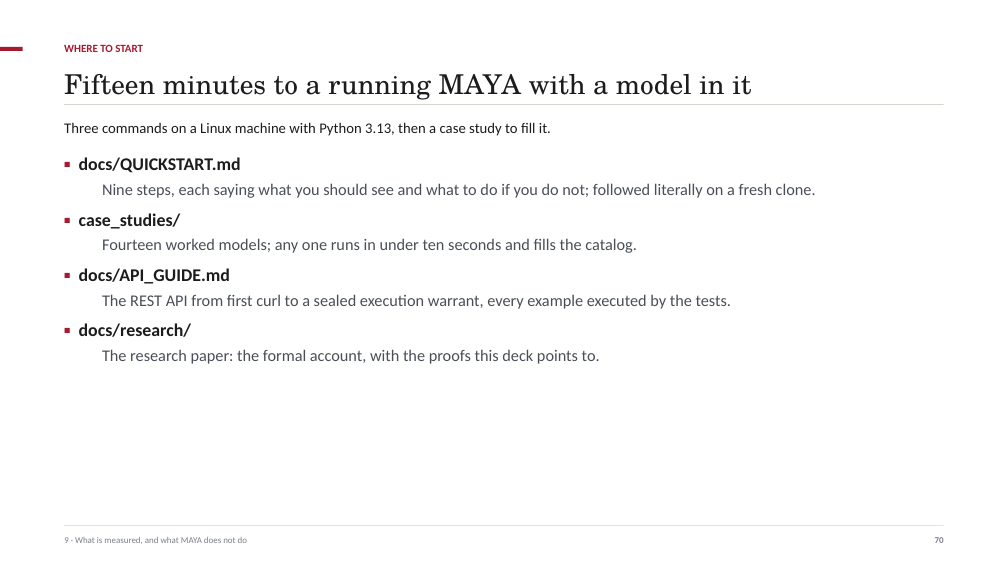
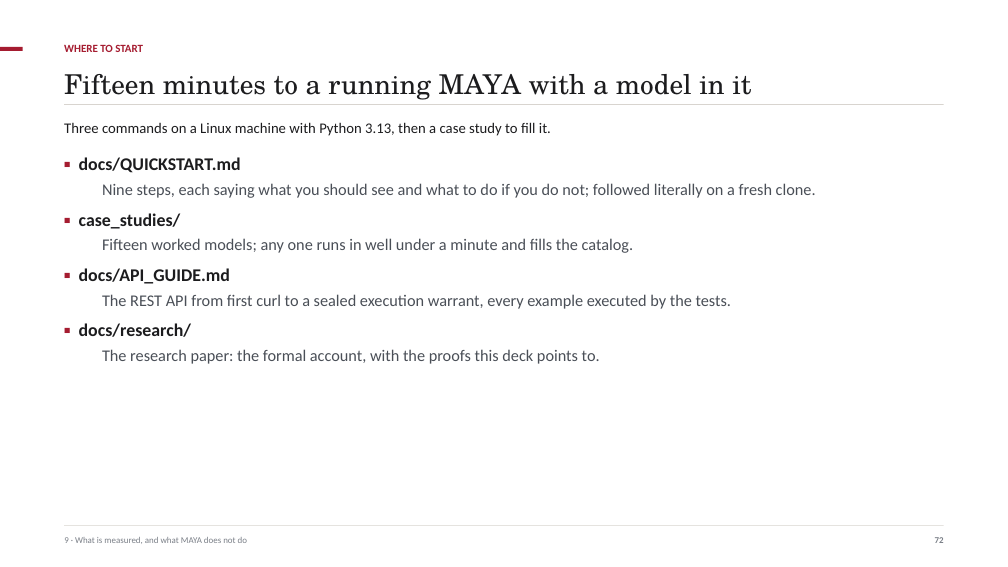
Before and after one commit to ajsinha/maya, a slide deck: slide 72 of docs/MAYA-Model-Management-Formalism-and-System-Design.pptx (slide 70 before the commit). Drawn at 1008x567 pixels with LibreOffice and Linux fonts; fonts in the diff are those of the drawing. Boxes give left, top, right and bottom in pixels: in the first picture for what was removed or moved away, otherwise in the second. Text is boxed around its words. In the diff, an @@ line names an element or a change of style, - is before the commit and + after.

Commit message:
Deck and research paper brought up to date: platform edges, time-ordered holdouts, fifteen case studies

```diff
--- a/docs/MAYA-Model-Management-Formalism-and-System-Design.pptx
+++ b/docs/MAYA-Model-Management-Formalism-and-System-Design.pptx
@@ text at bbox=[102, 238, 633, 253]: text changed @@
-  Fourteen worked models; any one runs in under ten seconds and fills the catalog.
+  Fifteen worked models; any one runs in well under a minute and fills the catalog.
```
Also in this commit, not shown: 29 other slides changed, 2 slides added, 10 other files.
